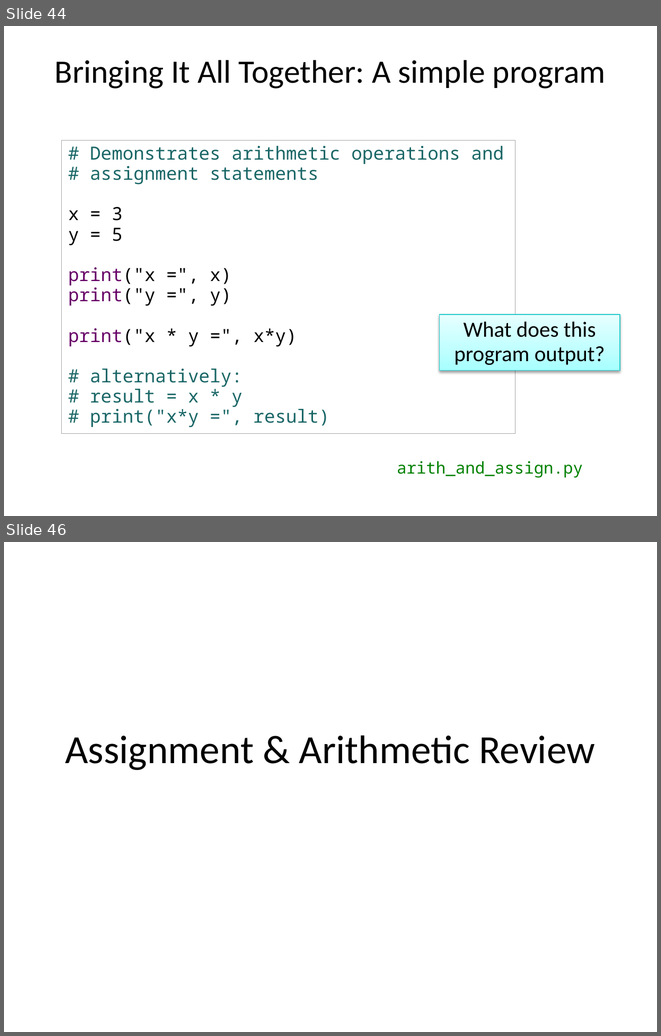
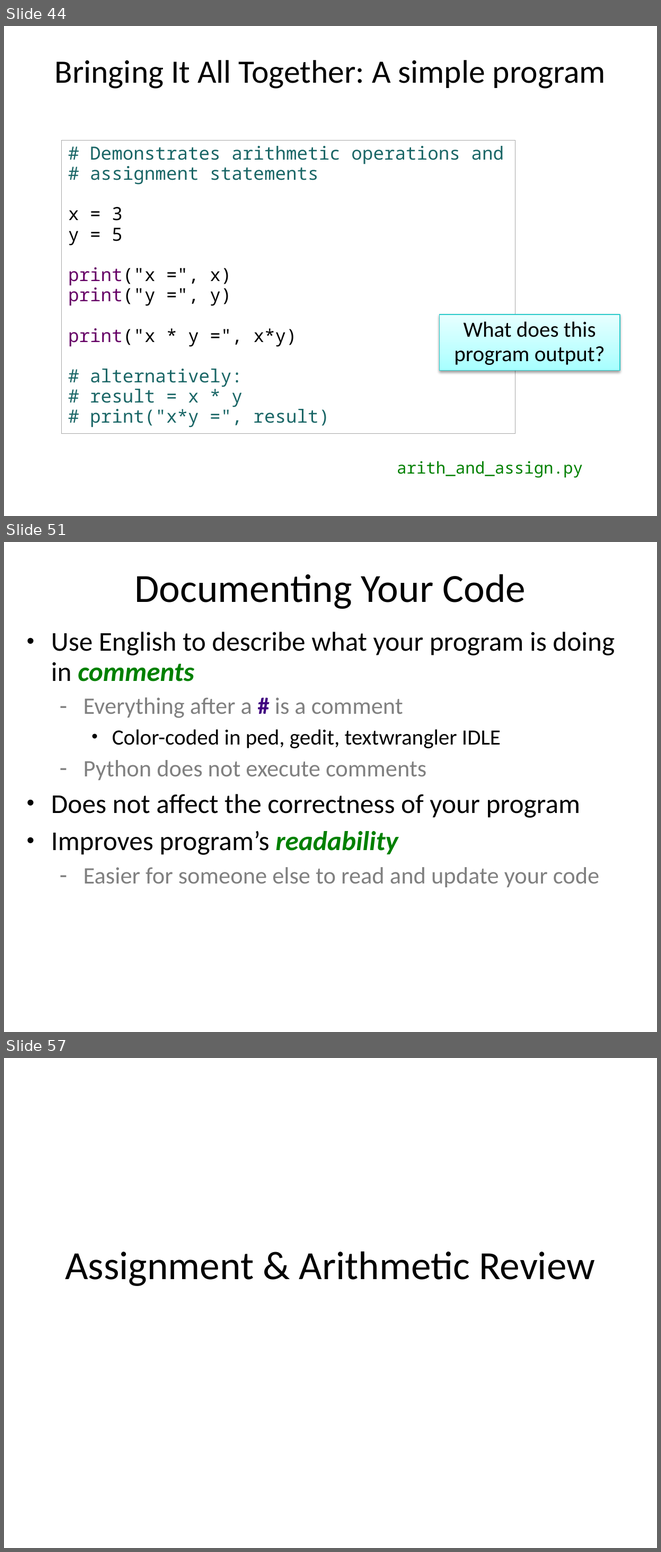
Before and after one commit to emhill/117-S15, a slide deck: src/morea/materials/04-python-intro.pptx. Shown one above the other, each under a label of ours: slides 44 and 46 before the commit, slides 44, 51 and 57 after it; the slides between them are not shown. The pictures are 661x1036 and 661x1552 pixels, drawn with LibreOffice and Linux fonts; fonts in the diff are those of the drawing. Boxes give left, top, right and bottom in pixels: in the first picture for what was removed or moved away, otherwise in the second. Text is boxed around its words. In the diff, an @@ line names an element or a change of style, - is before the commit and + after.

```diff
--- a/src/morea/materials/04-python-intro.pptx
+++ b/src/morea/materials/04-python-intro.pptx
@@ slide 51 added at (4,542,657,1032), background #FFFFFF @@
@@ title added at (134,574,526,609), 44 pt, text #020202 @@
+Documenting Your Code
@@ text added at (51,632,615,887), 30 pt, text #020202 @@
+• Use English to describe what your program is doing in comments
+  ‑ Everything after a # is a comment
+    • Color-coded in ped, gedit, textwrangler IDLE
+  ‑ Python does not execute comments
+• Does not affect the correctness of your program
+• Improves program’s readability
+  ‑ Easier for someone else to read and update your code
@@ what was slide 46 is now slide 57 @@
```
Also in this commit, not shown: 1 slide changed, 10 other slides added, 2 other files.
